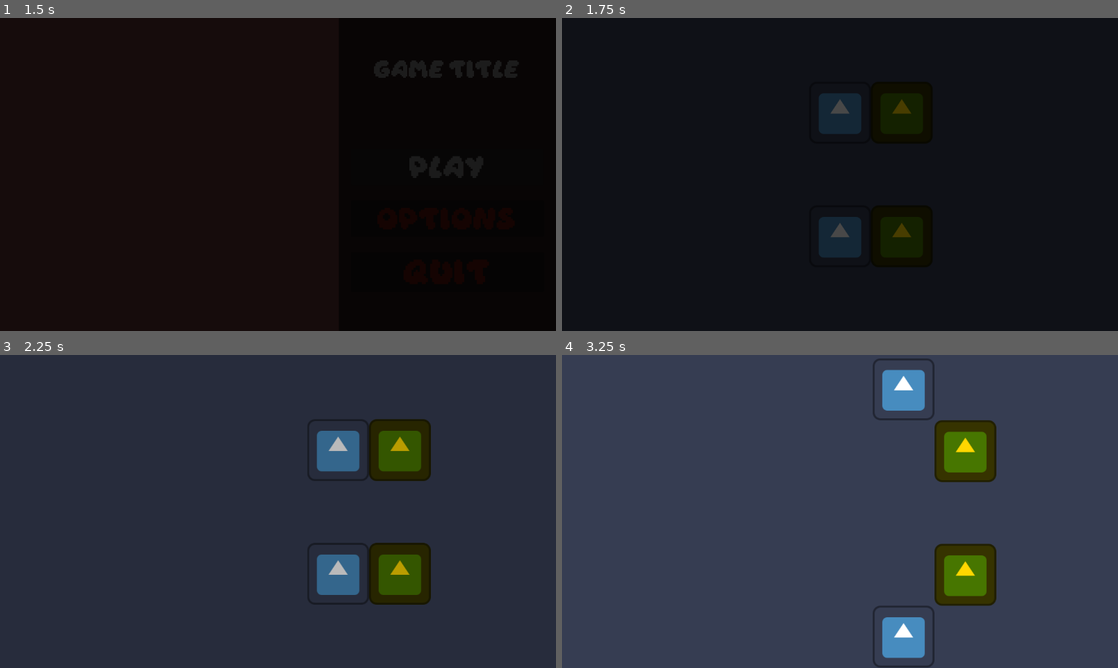
Above: before the commit, frames 1-4 (two rows, left to right).
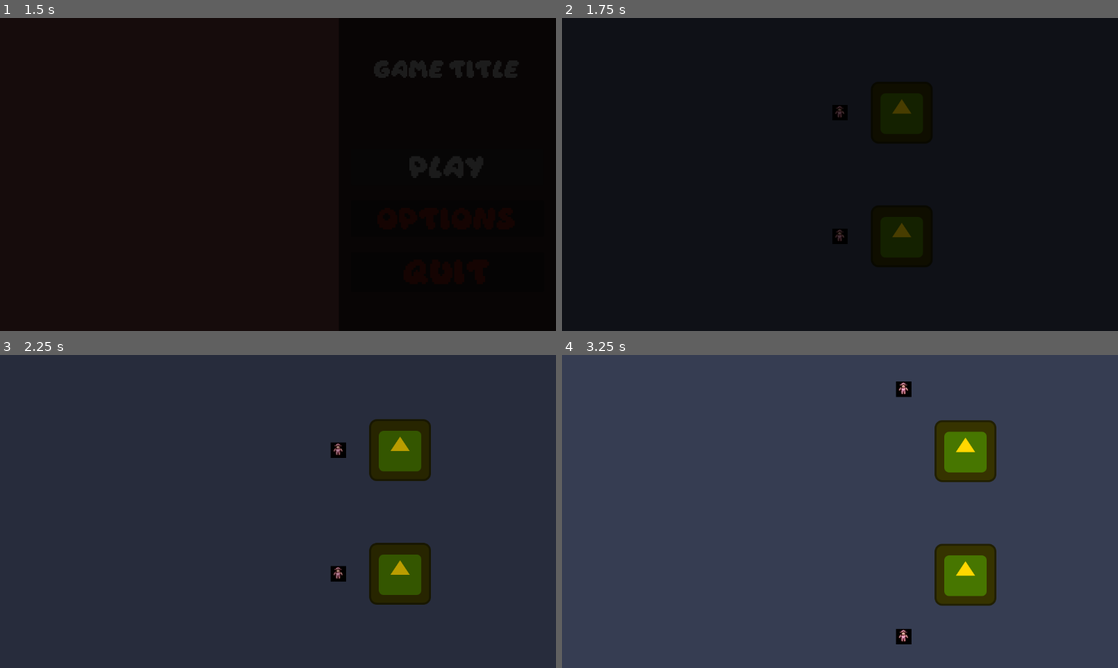
Above: after the commit, the same moments.

Repository: Vlad-935/Reflective-Trust
Game: Godot game, scene res://scenes/root.tscn
Two runs of this game, one before a commit and one after it. Both use one fixed random seed, a clock stepped at 60 frames per second and the inputs below. The engine's default icon, where the game draws it, is replaced by a stand-in: a white triangle on a blue panel in a dark square.
Inputs:
- Up to frame 1 (1.5 s): click "Play" at 0.5 s; click "Play" at 1.25 s
- Up to frame 2 (1.75 s): no input
- Up to frame 3 (2.25 s): tap Enter (ui_accept) at 2 s; hold D (move right) from 2.03 s (still down)
- Up to frame 4 (3.25 s): tap Enter (ui_accept) at 2.27, 3.02 s; release D (move right) at 2.78 s; hold S (move down) from 2.78 s (still down)

Frame 1 is identical in both runs. In frame 2, 1.9% of the frame differs, in the area x 46-54%, y 24-77%; in frame 3, 2.0%; in frame 4, 2.5%, in the area x 55-75%, y 1-100%.

Commit message:
Added Player sprite

Diff:
--- a/reflective-trust/project.godot
+++ b/reflective-trust/project.godot
@@ -77,4 +77,5 @@
 
 [rendering]
 
+textures/canvas_textures/default_texture_filter=0
 rendering_device/driver.windows="d3d12"
--- a/reflective-trust/scenes/player.tscn
+++ b/reflective-trust/scenes/player.tscn
@@ -1,16 +1,13 @@
 [gd_scene format=3 uid="uid://efy270suy001"]
 
-[ext_resource type="Texture2D" uid="uid://7cbcocytpax0" path="res://icon.svg" id="1_p0vlq"]
 [ext_resource type="Script" uid="uid://bvme4bsi6vdnj" path="res://scripts/player_movement.gd" id="1_v6fml"]
+[ext_resource type="Texture2D" uid="uid://bu6tjxa4de1c3" path="res://assests/sprites/Player.jpeg" id="2_g2els"]
 
 [sub_resource type="SpriteFrames" id="SpriteFrames_ijygm"]
 animations = [{
 "frames": [{
 "duration": 1.0,
-"texture": ExtResource("1_p0vlq")
-}, {
-"duration": 1.0,
-"texture": ExtResource("1_p0vlq")
+"texture": ExtResource("2_g2els")
 }],
 "loop": 1,
 "name": &"idle_front",
Binary file added: reflective-trust/assests/sprites/Player.jpeg
Not shown, added: reflective-trust/assests/sprites/Player.jpeg.import
